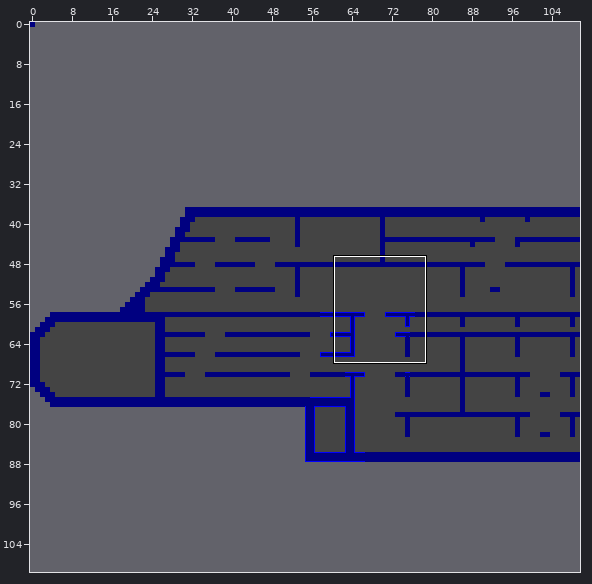
Two versions of a level (Tiled map, public/map.tmx). The first picture is a wide view before the edit; the outline marks the close-up.
Close-up. As it was:
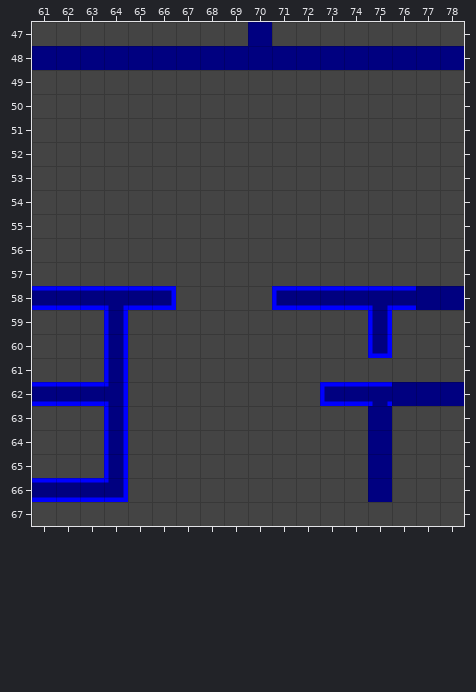
Cells are 32x32 px. Shown: x 61..78, y 47..67. The commit also changed other parts of the map, which this record leaves out.
New version:
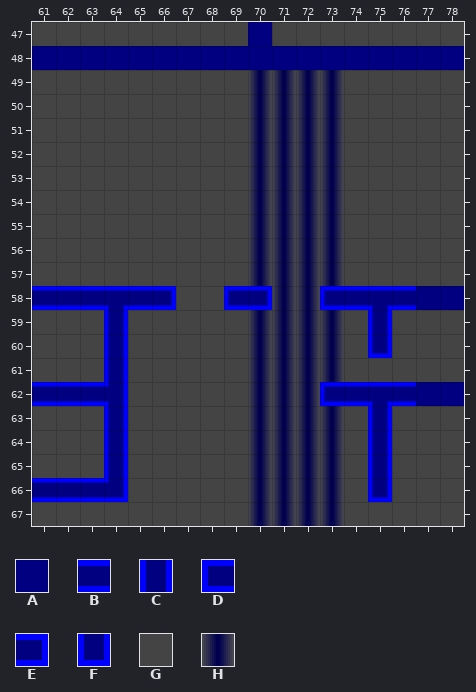
Key: from "tiles": A 0, B 11, C 11 turned 270, D 12, E 12 turned 180, F 12 turned 270, G 16, H 17.
_ is an empty cell, # one hidden under a higher layer.
Tiles replaced or removed in this view: A, B, D, G.
Edits made:
Changed rows in their new state; . is an unchanged cell.
Layer "background":
first column x 70:
49 HHHH
50 HHHH
51 HHHH
52 HHHH
53 HHHH
54 HHHH
55 HHHH
56 HHHH
57 HHHH
58 #HH.
59 HHHH
60 HHHH
61 HHHH
62 HHH.
63 HHHH
64 HHHH
65 HHHH
66 HHHH
67 HHHH
Layer "physics":
first column x 69:
58 DE__D
first column x 75:
62 .B
63 C.
64 C.
65 C.
66 F.
Changed places in both close-ups, as pixel boxes (x1, y1, x2, y2):
changed: (224, 70, 344, 526)
changed: (368, 382, 416, 502)
